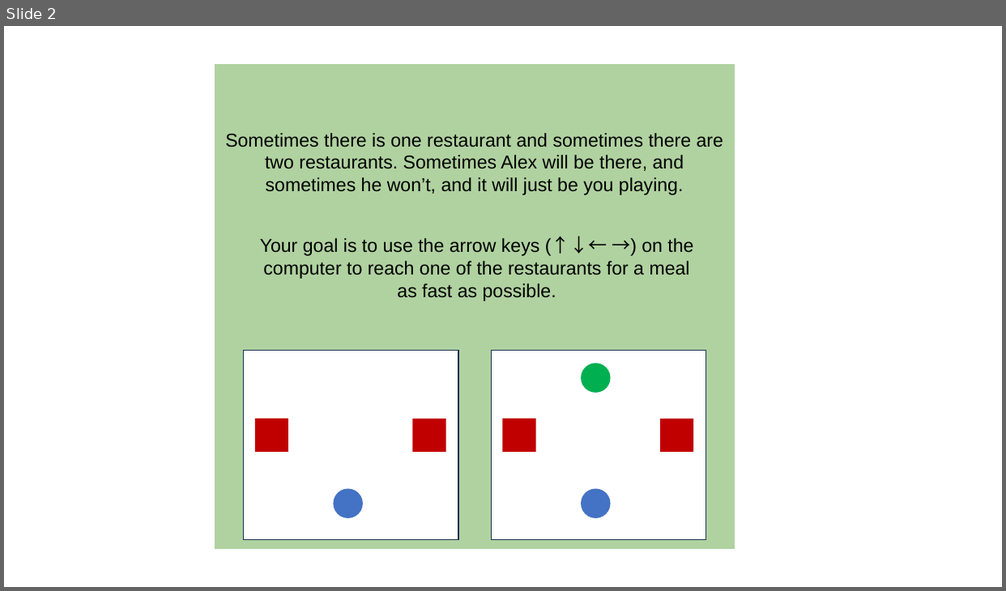
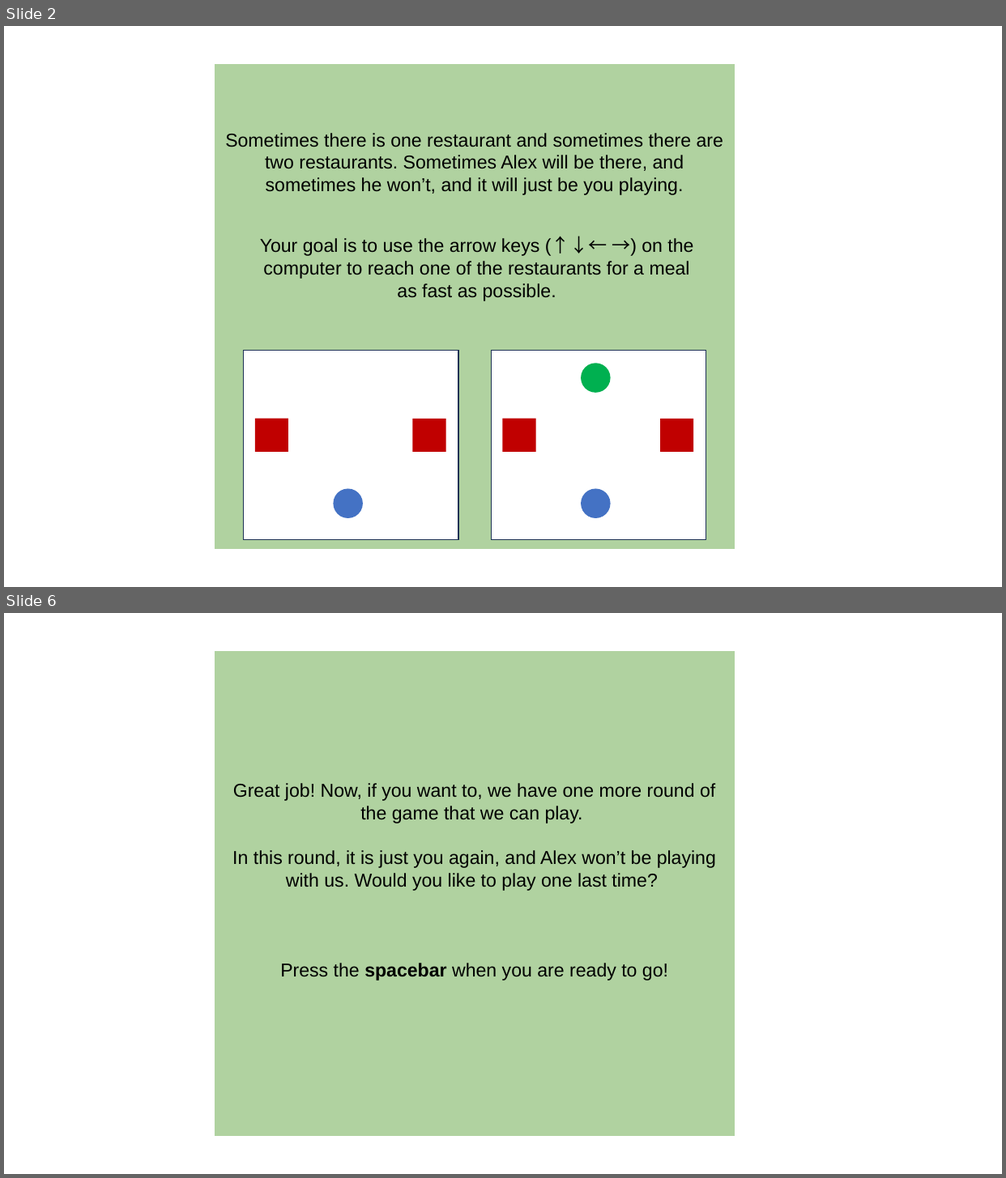
Before and after one commit to chengshaozhe/DukeVIP, a slide deck: SCC-version1.1/introduction_text.pptx. Shown one above the other, each under a label of ours: slide 2 before the commit, slides 2 and 6 after it; the slides between them are not shown. The pictures are 1006x591 and 1006x1178 pixels, drawn with LibreOffice and Linux fonts; fonts in the diff are those of the drawing. Boxes give left, top, right and bottom in pixels: in the first picture for what was removed or moved away, otherwise in the second. Text is boxed around its words. In the diff, an @@ line names an element or a change of style, - is before the commit and + after.

```diff
--- a/SCC-version1.1/introduction_text.pptx
+++ b/SCC-version1.1/introduction_text.pptx
@@ slide 6 added at bbox=[4, 613, 1002, 1174], background #FFFFFF @@
@@ rectangle added at bbox=[215, 652, 734, 1135], fill #B0D2A0, outline #B0D2A0 1 pt @@
@@ rectangle added at bbox=[215, 652, 727, 1135], fill #B0D2A0, outline #B0D2A0 1 pt @@
@@ text added at bbox=[232, 783, 716, 981], 18 pt, text #000000 @@
+Great job! Now, if you want to, we have one more round of the game that we can play.
+In this round, it is just you again, and Alex won’t be playing with us. Would you like to play one last time?
+Press the spacebar when you are ready to go!
```
Also in this commit, not shown: 4 other slides added, 1 slide removed, 5 other files.
